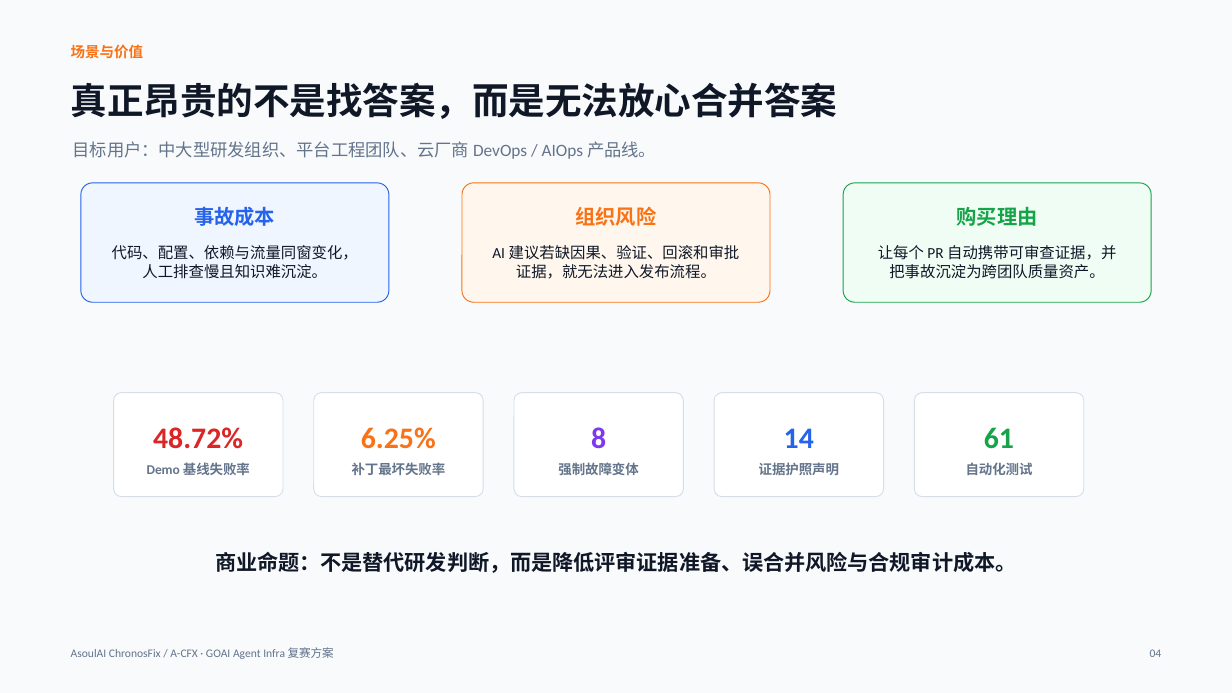
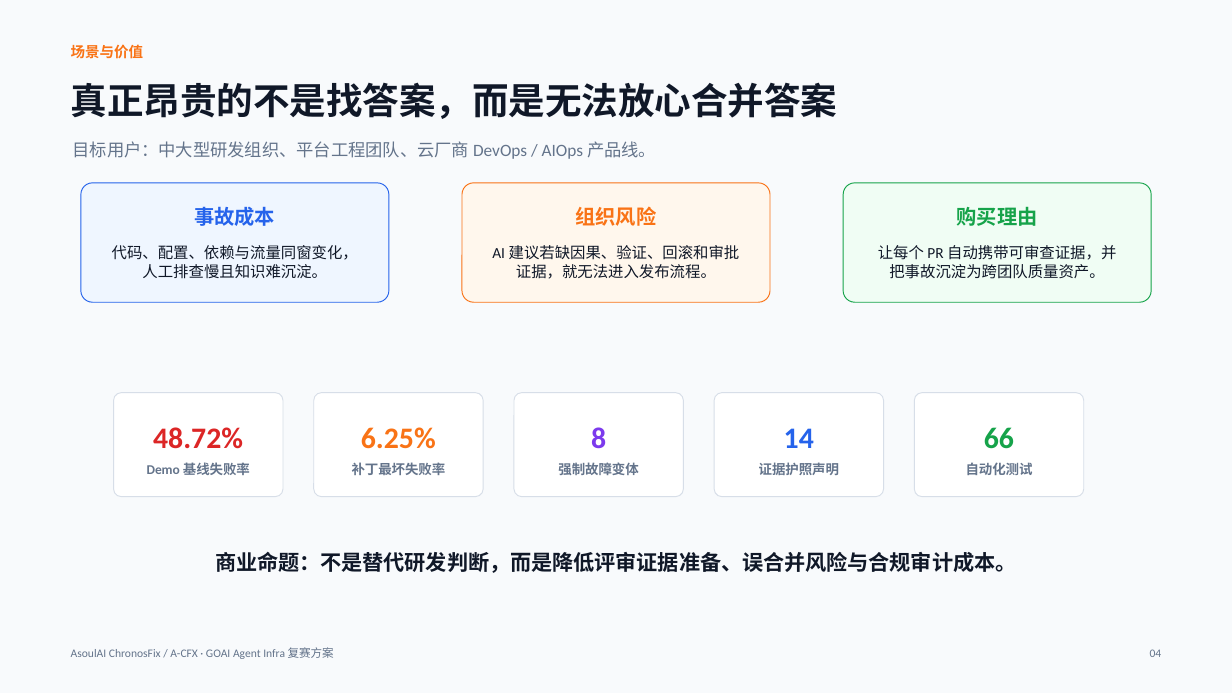
Before and after one commit to ASOUL-Official/asoulai-chronosfix, a slide deck: slide 4 of submission/ChronosFix_复赛方案.pptx. Drawn at 1232x693 pixels with LibreOffice and Linux fonts; fonts in the diff are those of the drawing. Boxes give left, top, right and bottom in pixels: in the first picture for what was removed or moved away, otherwise in the second. Text is boxed around its words. In the diff, an @@ line names an element or a change of style, - is before the commit and + after.

```diff
--- a/submission/ChronosFix_复赛方案.pptx
+++ b/submission/ChronosFix_复赛方案.pptx
@@ text at <box>984,427,1014,449</box>: text changed @@
-61
+66
```
Also in this commit, not shown: 3 other slides changed, 48 other files.
